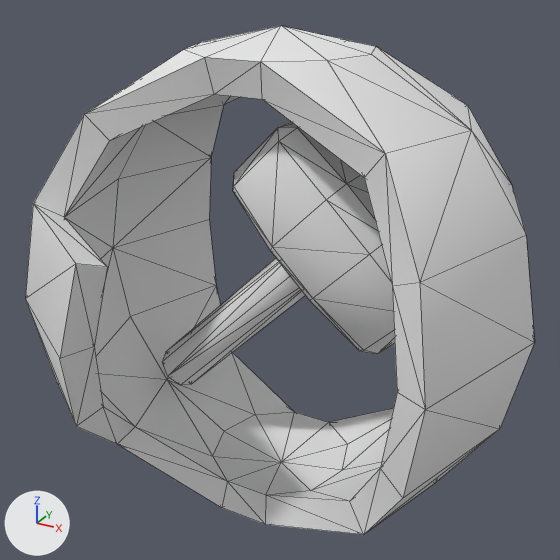
Renders of the OBJ model target/default/models/techs/strength/tris.obj from each side of a commit.
Rendered twice from a camera (50 mm lens) standing at (14.4, -26.29, 33.98) and looking at (-0.06, 0.01, 20.83). Every picture has the same lights, and +X, +Y and +Z are marked at lower left. Mesh edges are drawn as thin lines. Where no turn or scale is listed for an object, it has been applied to the vertices.

Objects in the first picture: 'tris'.
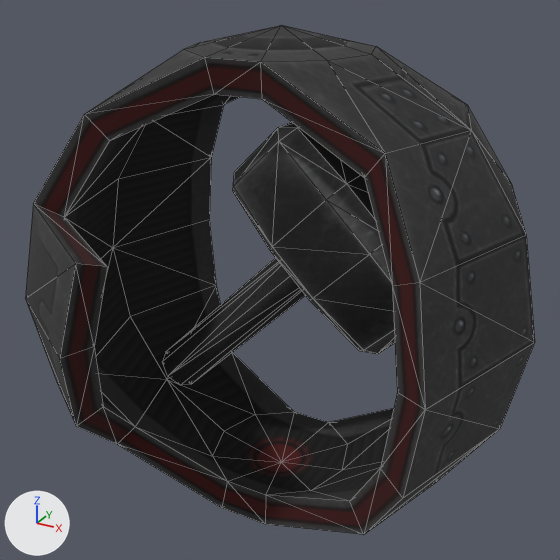
Location of each change, (x1, y1, x2, y2) in pixels of the pictures (560 x 560 px):
'tris', recoloured (grey to black)
    both: (25, 25, 534, 535)

Patch to the scene script:
```diff
--- a/target/default/models/techs/strength/tris.obj.py
+++ b/target/default/models/techs/strength/tris.obj.py
@@ img_skin_tga @@
+img_skin_tga = load_image('skin.tga', 'skin.tga', 512, 512, 'sRGB')
@@ mat_skin @@
+mat_skin = principled_material('skin')
+mat_skin.texture = img_skin_tga
+mat_skin.roughness = 1.0
@@ me_tris @@
 me_tris.from_pydata(...)  # 172 vertices, 330 faces; spans x -10.5..10.5, y -9.5..9.4, z 10.1..31.1
-me_tris.materials.append(mat_material02)  # white #e7e7e7
+me_tris.materials.append(mat_skin)  # picture img_skin_tga
```
